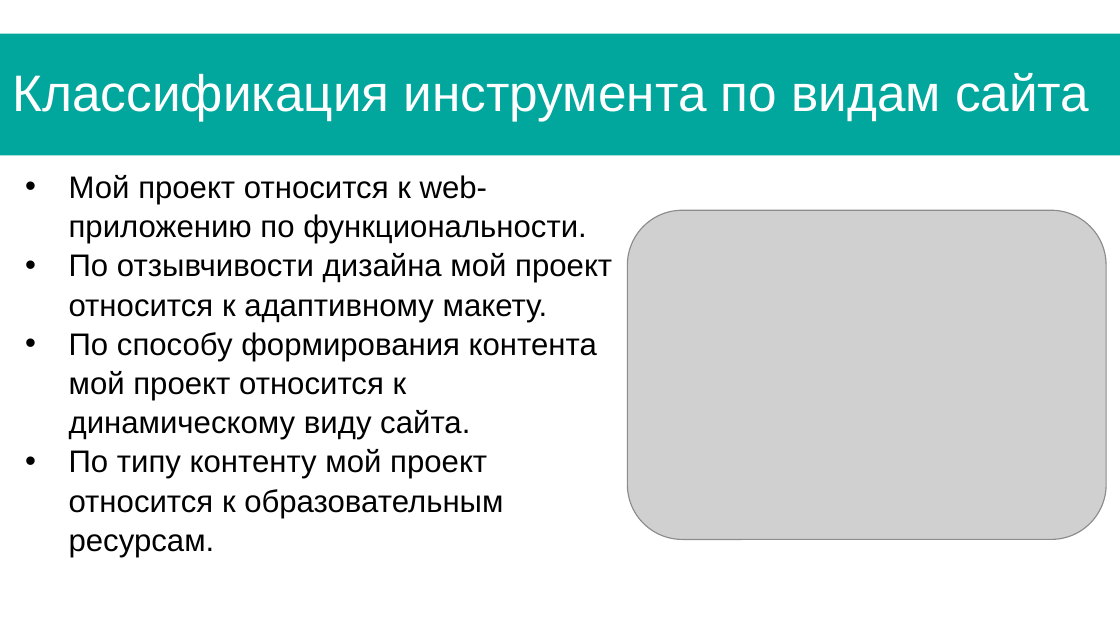
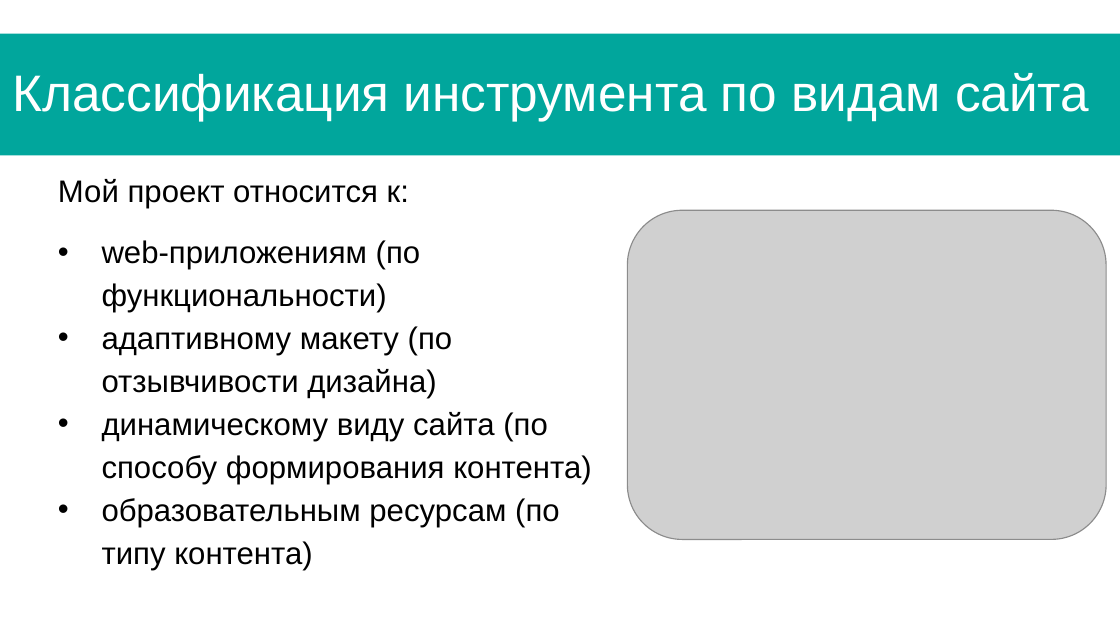
Before and after one commit to Le0ks/TCSE, a slide deck: slide 13 of Docs/СИСТЕМА ДЛЯ ПРОВЕДЕНИЯ УЧЕБНЫХ МЕРОПРИЯТИЙ И РАБОТ.pptx. Drawn at 1120x630 pixels with LibreOffice and Linux fonts; fonts in the diff are those of the drawing; grey boxes stand for pictures. Boxes give left, top, right and bottom in pixels: in the first picture for what was removed or moved away, otherwise in the second. Text is boxed around its words. In the diff, an @@ line names an element or a change of style, - is before the commit and + after.

```diff
--- a/Docs/СИСТЕМА ДЛЯ ПРОВЕДЕНИЯ УЧЕБНЫХ МЕРОПРИЯТИЙ И РАБОТ.pptx
+++ b/Docs/СИСТЕМА ДЛЯ ПРОВЕДЕНИЯ УЧЕБНЫХ МЕРОПРИЯТИЙ И РАБОТ.pptx
@@ text at (x1=58, y1=179, x2=592, y2=570): text changed @@
-• Мой проект относится к web-приложению по функциональности.
-• По отзывчивости дизайна мой проект относится к адаптивному макету.
-• По способу формирования контента мой проект относится к динамическому виду сайта.
-• По типу контенту мой проект относится к образовательным ресурсам.
+Мой проект относится к:
+• web-приложениям (по функциональности)
+• адаптивному макету (по отзывчивости дизайна)
+• динамическому виду сайта (по способу формирования контента)
+• образовательным ресурсам (по типу контента)
```
Also in this commit, not shown: 7 other slides changed, 2 slides added, 3 slides removed, 11 other files.
